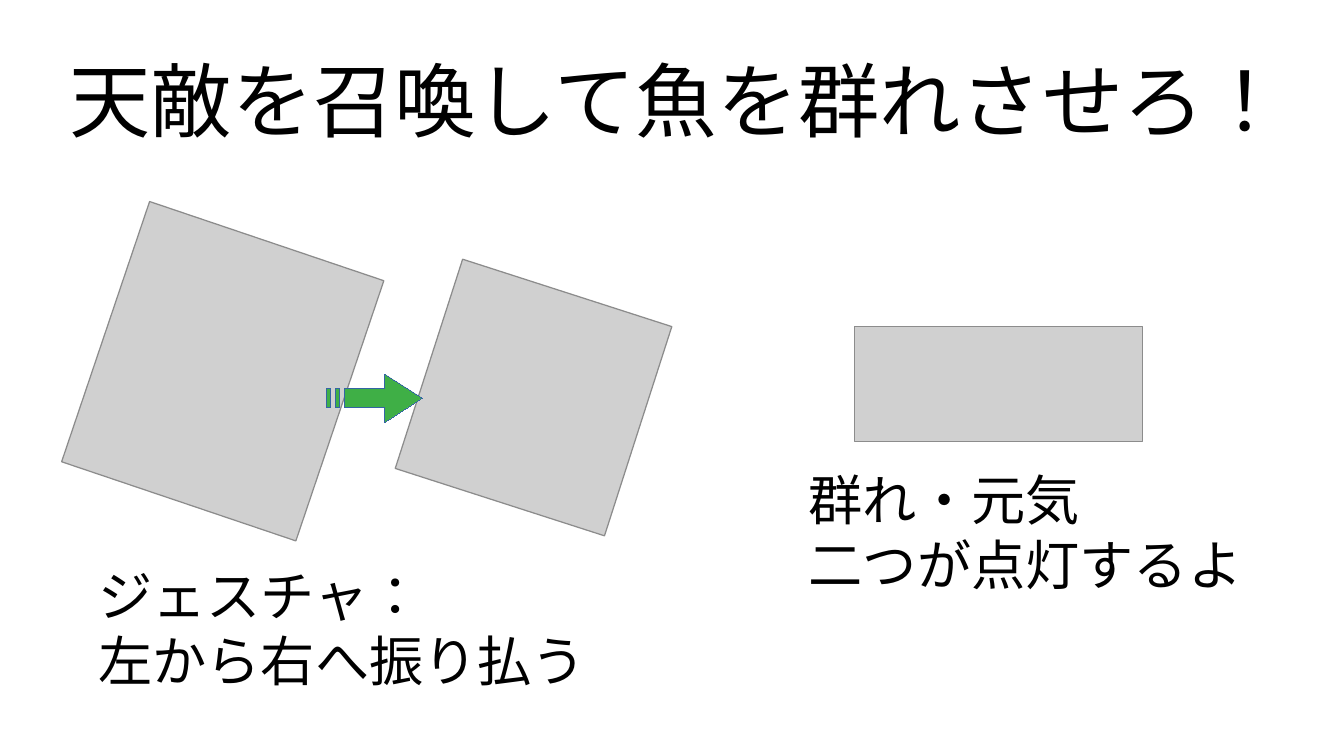
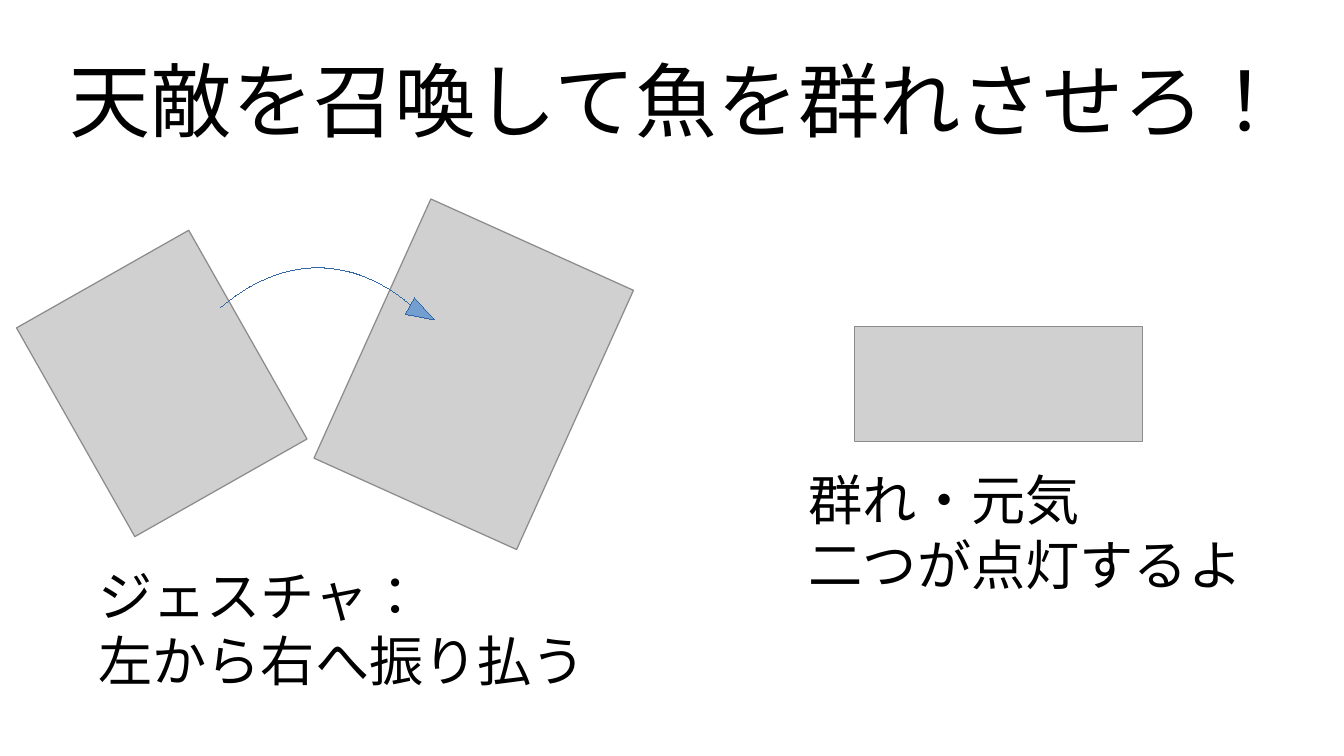
Before and after one commit to mimisukeMaster/OsakanaFlock, a slide deck: slide 4 of Assets/GameImages/StartInstructionImg/StartInstruction.odp. Drawn at 1344x756 pixels with LibreOffice and Linux fonts; fonts in the diff are those of the drawing; grey boxes stand for pictures. Boxes give left, top, right and bottom in pixels: in the first picture for what was removed or moved away, otherwise in the second. Text is boxed around its words. In the diff, an @@ line names an element or a change of style, - is before the commit and + after.

```diff
--- a/Assets/GameImages/StartInstructionImg/StartInstruction.odp
+++ b/Assets/GameImages/StartInstructionImg/StartInstruction.odp
@@ picture at (314,199,633,549): rotation 18 to 24 degrees @@
@@ picture at (17,230,307,537): rotation 287 to 330 degrees @@
@@ freeform shape added at (221,268,413,307), outline #3465A4 0 pt @@
@@ flow chart extract added at (406,298,441,329), fill #729FCF, outline #3465A4 0 pt @@
@@ freeform shape removed at (327,374,423,422) @@
```
Also in this commit, not shown: 1 other slide changed, 20 other files.
